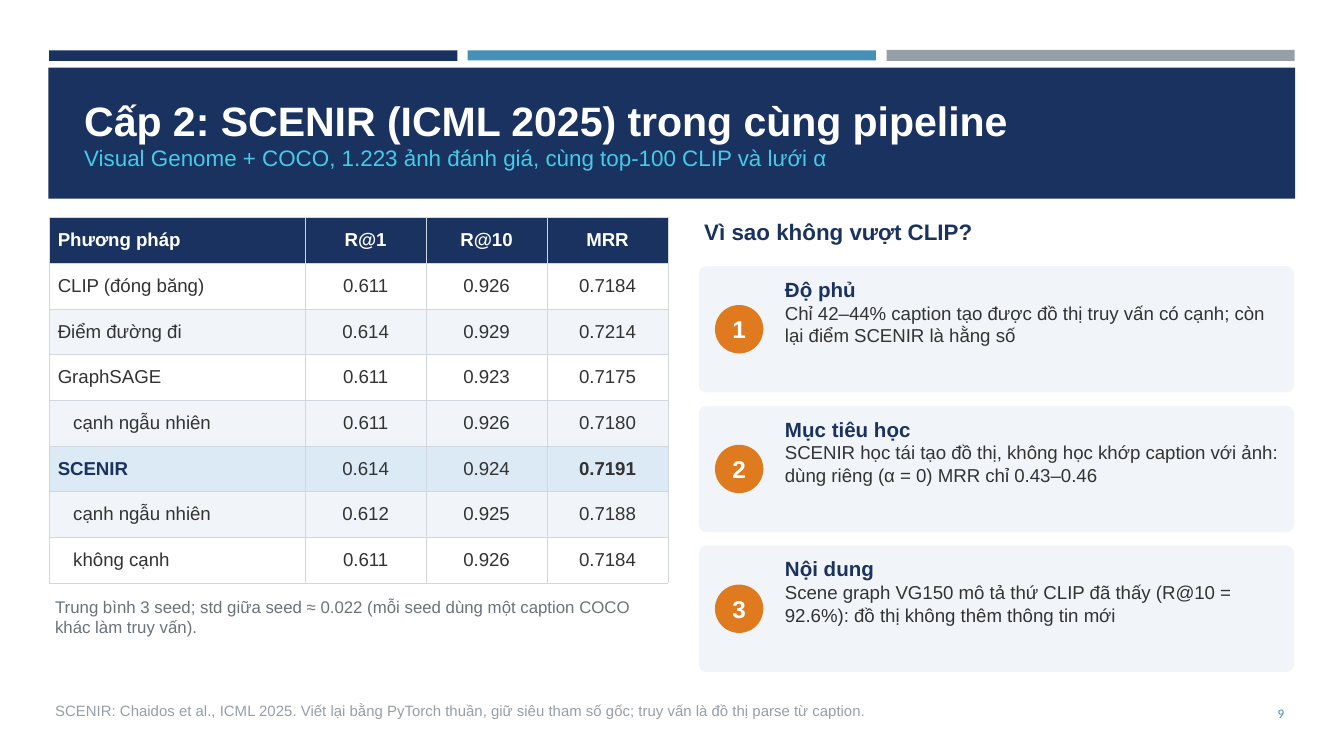
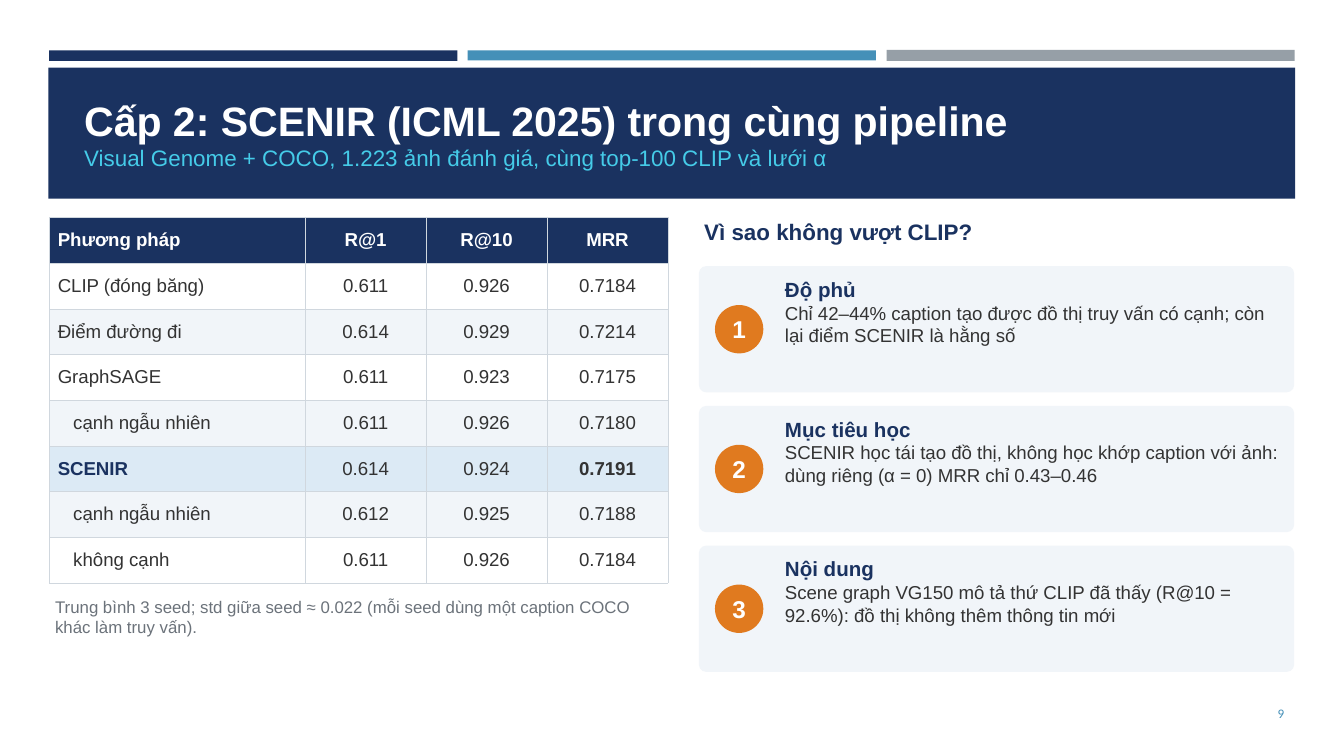
Before and after one commit to trinhphamtrunghieu/du-lieu-do-thi, a slide deck: slide 9 of docs/Project03_Slides.pptx. Drawn at 1344x756 pixels with LibreOffice and Linux fonts; fonts in the diff are those of the drawing. Boxes give left, top, right and bottom in pixels: in the first picture for what was removed or moved away, otherwise in the second. Text is boxed around its words. In the diff, an @@ line names an element or a change of style, - is before the commit and + after.

```diff
--- a/docs/Project03_Slides.pptx
+++ b/docs/Project03_Slides.pptx
@@ text removed at bbox=[55, 704, 864, 719] @@
-SCENIR: Chaidos et al., ICML 2025. Viết lại bằng PyTorch thuần, giữ siêu tham số gốc; truy vấn là đồ thị parse từ caption.
```
Also in this commit, not shown: 13 other slides changed.
